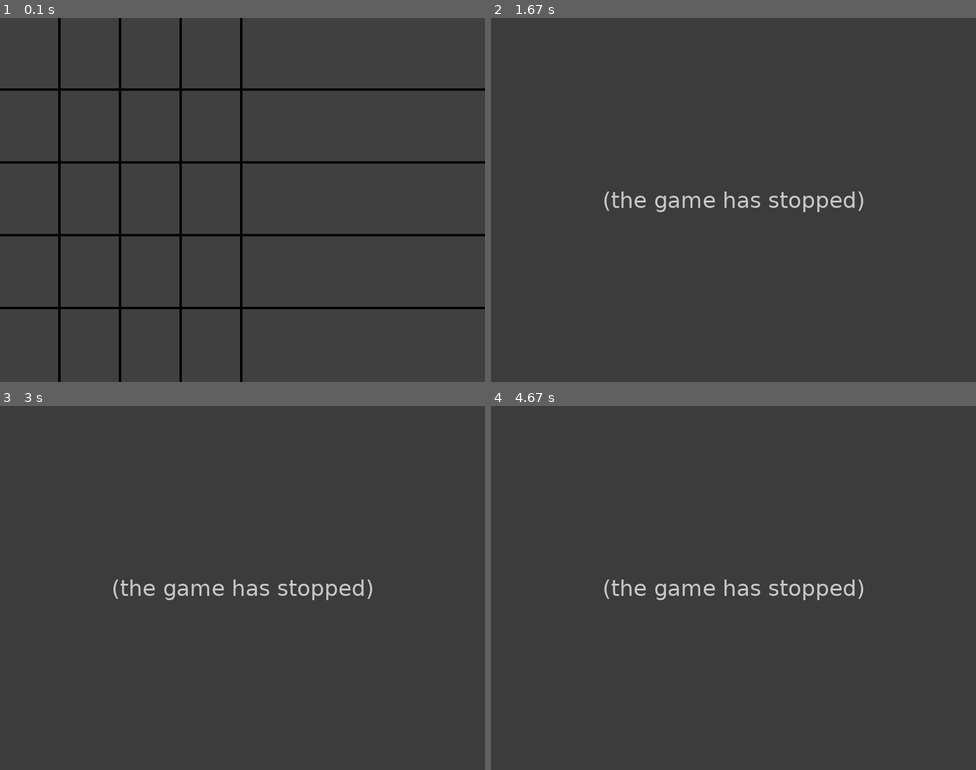
Above: before the commit, frames 1-4 (two rows, left to right).
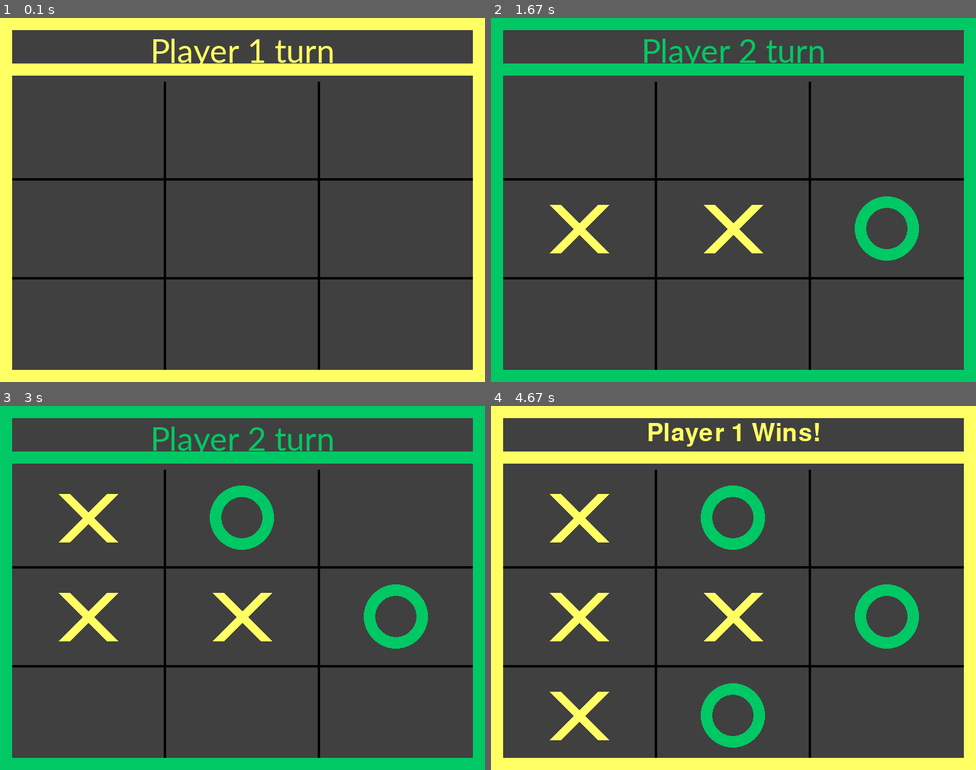
Above: after the commit, the same moments.

Repository: KingaBunkowska/Pygame
Game: pygame game, started from Tic-Tac-Toe/main.py
The game is run twice, just before and just after one commit, with the same random seed, the same clock (stepped at 60 frames per second) and the same inputs.
Inputs (mouse positions are in pixels of both pictures, inside the frame that each line leads up to):
- Up to frame 1 (0.1 s): no input
- Up to frame 2 (1.67 s): press the mouse at (733, 221) at 0.37 s; move the mouse to (675, 214) at 0.47 s; release the mouse at (617, 203) at 0.6 s; press the mouse at (733, 221) at 0.7 s; move the mouse to (820, 276) at 0.8 s; release the mouse at (912, 327) at 0.93 s; press the mouse at (733, 221) at 1.17 s; move the mouse to (646, 207) at 1.27 s; release the mouse at (558, 189) at 1.4 s
- Up to frame 3 (3 s): press the mouse at (242, 609) at 1.83 s; move the mouse to (164, 566) at 1.93 s; release the mouse at (87, 518) at 2.07 s; move the mouse to (97, 478) at 2.43 s; click (97, 478) at 2.77 s
- Up to frame 4 (4.67 s): press the mouse at (588, 478) at 3.27 s; move the mouse to (631, 598) at 3.37 s; release the mouse at (670, 715) at 3.5 s; move the mouse to (568, 668) at 4.17 s; click (568, 668) at 4.63 s

The runs differ from the first frame. In frame 1, 21% of the frame differs, in the area x 0-100%, y 0-100%; in frame 2, 20%; in frame 3, 22%; in frame 4, 24%.
Error before the commit: IndexError: list index out of range (main.py line 182); the game stopped at 0.87 s (later frames are placeholders)

Commit message:
Add turn text and boarder, also implement draw

Diff:
--- a/Tic-Tac-Toe/main.py
+++ b/Tic-Tac-Toe/main.py
@@ -1,16 +1,22 @@
 import pygame
-from threading import Thread
-
 
 pygame.init()
 pygame.display.init()
 pygame.font.init()
 
 #OPTIONS
-BOARD_SIZE = 5 # max 9 (due to current moves loading), check if >= CONNECTED_TO_WIN needed
+BOARD_SIZE = 3 # check if >= CONNECTED_TO_WIN needed
 CONNECTED_TO_WIN = 3
 WIDTH, HEIGHT = 800, 600
-BOARD_WIDTH, BOARD_HEIGHT = WIDTH-300, HEIGHT
+IS_TURN_TEXT = True
+TURN_TEXT_FONT = pygame.font.SysFont('Calibri', 60)
+WINNER_TEXT_FONT = pygame.font.SysFont('comicsnas', 60)
+MENU_FONT = pygame.font.SysFont('verdana', 75, bold = pygame.font.Font.bold)
+MENU_OPTIONS_FONT = pygame.font.SysFont('verdana', 60)
+TURN_BOARDER_WIDTH = 20
+DIS_TEXT_TO_BOARDER = 5
+BOARD_WIDTH, BOARD_HEIGHT = WIDTH - 2*TURN_BOARDER_WIDTH, HEIGHT - TURN_TEXT_FONT.get_height() - 3*TURN_BOARDER_WIDTH + DIS_TEXT_TO_BOARDER*2
+X_BOARD_START, Y_BOARD_START = 20, TURN_TEXT_FONT.get_height() + 40
 WIN = pygame.display.set_mode((WIDTH, HEIGHT))
 BOARDER_WIDTH = 4
 
@@ -18,18 +24,39 @@
 BACKGROUND_COLOR = (64, 64, 64)
 FPS = 60
 PLAYER_1_COLOR = (255, 255, 100)
-PLAYER_2_COLOR = (150, 50, 255)
-ROUND_TEXT_FONT = pygame.font.SysFont('comicsans', 60, bold=pygame.font.Font.bold)
-TEXT_P1 = "PLAYER 1"
-TEXT_P2 = "PLAYER 2"
+PLAYER_2_COLOR = (0, 200, 100)
+DRAW_COLOR = MENU_COLOR = (0, 200, 200)
+
+P1_NAME = "Player 1"
+P2_NAME = "Player 2"
 CLICK = pygame.USEREVENT + 1
 
 FIELD_HEIGHT, FIELD_WIDTH = (BOARD_HEIGHT - (BOARD_SIZE - 1) * BOARDER_WIDTH)//BOARD_SIZE, (BOARD_WIDTH - (BOARD_SIZE - 1) * BOARDER_WIDTH)//BOARD_SIZE
 ICON_SIZE = min(FIELD_HEIGHT, FIELD_WIDTH)//2
 # To-do:
-# better icons
-# turn text
+# menu
+# interactive menu (options get bold when cursor hovers)
+# options
+# check if text is not to long
+# options
+# test for bugs
 # add single player
+
+def draw_menu():
+    pygame.Surface.fill(WIN, BACKGROUND_COLOR)
+    header = MENU_FONT.render("MENU", True, MENU_COLOR)
+    WIN.blit(header, (WIDTH//2 - header.get_width()//2, TURN_BOARDER_WIDTH))
+    dec = pygame.Rect(TURN_BOARDER_WIDTH, TURN_BOARDER_WIDTH + header.get_height()//3, WIDTH//2 - header.get_width()//2 - 2*TURN_BOARDER_WIDTH, header.get_height()//3)
+    pygame.draw.rect(WIN, MENU_COLOR, dec)
+    pygame.draw.rect(WIN, MENU_COLOR, pygame.Rect.move(dec, header.get_width()//2 + WIDTH//2, 0))
+
+    # Important: I can draw every option separatly, but I can also make list of options and then draw them, but it would be hard to bold them when hoverd by cursor
+    text_sp = MENU_OPTIONS_FONT.render("Single Player", True, MENU_COLOR)
+    #WIN.blit(text_sp, (WIDTH//2 - text_sp.get_width()//2))
+
+
+
+    pygame.display.update()
 
 def handle_events():
     for event in pygame.event.get():
@@ -37,24 +64,24 @@
                 pygame.quit()
                 exit()
 
-def draw_window(board):
+def draw_window(board, player, is_turn_text = True):
     pygame.Surface.fill(WIN, BACKGROUND_COLOR)
     #draw boarders
-    y = FIELD_HEIGHT
+    y = FIELD_HEIGHT + Y_BOARD_START
     for h in range(1, BOARD_SIZE):
-        horizontal_boarder = pygame.Rect(0, y, WIDTH, BOARDER_WIDTH)
+        horizontal_boarder = pygame.Rect(X_BOARD_START, y, BOARD_WIDTH, BOARDER_WIDTH)
         y += FIELD_HEIGHT + BOARDER_WIDTH
         pygame.draw.rect(WIN, BOARDER_COLOR, horizontal_boarder)
 
-    x = FIELD_WIDTH
+    x = FIELD_WIDTH + X_BOARD_START
     for v in range(1, BOARD_SIZE):
-        vertical_boarder = pygame.Rect(x, 0 , BOARDER_WIDTH, HEIGHT)
+        vertical_boarder = pygame.Rect(x, Y_BOARD_START , BOARDER_WIDTH, BOARD_HEIGHT)
         x += FIELD_WIDTH + BOARDER_WIDTH
         pygame.draw.rect(WIN, BOARDER_COLOR, vertical_boarder)
 
     #draw player moves
     row, col = 0, 0
-    x, y = FIELD_WIDTH//2-ICON_SIZE//2, FIELD_HEIGHT//2 - ICON_SIZE//2
+    x, y = FIELD_WIDTH//2-ICON_SIZE//2 + X_BOARD_START, FIELD_HEIGHT//2 - ICON_SIZE//2 + Y_BOARD_START
 
     while row < BOARD_SIZE:
         while col < BOARD_SIZE:
@@ -67,28 +94,60 @@
 
             col +=1
             x += FIELD_WIDTH + BOARDER_WIDTH
-        x = FIELD_WIDTH//2 - ICON_SIZE//2
+        x = FIELD_WIDTH//2 - ICON_SIZE//2 + X_BOARD_START
         y += FIELD_HEIGHT + BOARDER_WIDTH
         col = 0
         row += 1
 
-
-
-    tmp = pygame.Rect(0, FIELD_HEIGHT , WIDTH, BOARDER_WIDTH)
-    pygame.draw.rect(WIN, BOARDER_COLOR, tmp)
-
+    # Turn text
+    if player == 1:
+        text = P1_NAME + " turn"
+        color = PLAYER_1_COLOR
+    elif player == 2:
+        text = P2_NAME + " turn"
+        color = PLAYER_2_COLOR
+    else:
+        text = "???"
+        color = DRAW_COLOR
+
+    turn_text = TURN_TEXT_FONT.render(text, True, color)
+    if is_turn_text:
+        WIN.blit(turn_text, (WIDTH//2 - turn_text.get_width()//2, TURN_BOARDER_WIDTH))
+
+    # Turn boarder
+    turn_hor_boarder = pygame.Rect(0, 0, WIDTH, TURN_BOARDER_WIDTH)
+    pygame.draw.rect(WIN, color, turn_hor_boarder)
+    pygame.draw.rect(WIN, color, pygame.Rect.move(turn_hor_boarder, 0,turn_text.get_height() + 2*DIS_TEXT_TO_BOARDER))
+    pygame.draw.rect(WIN, color, pygame.Rect.move(turn_hor_boarder, 0, HEIGHT - TURN_BOARDER_WIDTH))
+    turn_ver_boarder = pygame.Rect(0, 0, TURN_BOARDER_WIDTH, HEIGHT)
+    pygame.draw.rect(WIN, color, turn_ver_boarder)
+    pygame.draw.rect(WIN, color, pygame.Rect.move(turn_ver_boarder, WIDTH - TURN_BOARDER_WIDTH, 0))
+
+    pygame.display.update()
+
+def draw_winner(board, winner_text, player):
+    draw_window(board, player, False)
+    if player == 0:
+        color = DRAW_COLOR
+    elif player == 1:
+        color = PLAYER_1_COLOR
+    else:
+        color = PLAYER_2_COLOR
+
+    text = WINNER_TEXT_FONT.render(winner_text, True, color)
+    WIN.blit(text, (WIDTH//2 - text.get_width()//2, TURN_BOARDER_WIDTH + DIS_TEXT_TO_BOARDER))
     pygame.display.update()
 
 def pos_to_index(x, y):
     i = 0
     x -= FIELD_WIDTH
-    while x>0:
+    while x> X_BOARD_START:
         i += 1
         x += -(FIELD_WIDTH + BOARDER_WIDTH)
 
     j = 0
     y -= FIELD_HEIGHT
-    while y>0:
+    while y > Y_BOARD_START:
         j += 1
         y += -(FIELD_HEIGHT + BOARDER_WIDTH)
 
@@ -178,7 +237,16 @@
 
     return False
 
+def is_board_full(board):
+    for i in range(BOARD_SIZE):
+        for j in range(BOARD_SIZE):
+            if board[i][j]==0:
+                return False
+    return True
+
 def valid_move(x, y, board):
+    if x >= BOARD_SIZE or y >= BOARD_SIZE:
+        return False
     if board[x][y] == 0:
         return True
 
@@ -187,11 +255,12 @@
 def pvp():
     board = [[0 for _ in range(BOARD_SIZE)] for _ in range(BOARD_SIZE)]
     run = True
+    draw_window(board, 1)
 
     while run:
         clock.tick(FPS)
         #player 1 turn
-        draw_window(board)
+        draw_window(board, 1)
         good_move = False
         while not good_move:
             clock.tick(FPS)
@@ -203,14 +272,19 @@
                     board[r][c] = 1
                     good_move = True
 
-
-
         if check_win(1, r, c, board):
             print("Player 1 wins!")
+            draw_winner(board, P1_NAME + " Wins!", 1)
+            pygame.time.delay(3000)
             run = False
             break
-
-        draw_window(board)
+        elif is_board_full(board):
+            draw_winner(board, "Draw!", 0)
+            pygame.time.delay(1000)
+            run = False
+            break
+
+        draw_window(board, 2)
         pygame.time.delay(500)
 
         good_move = False
@@ -227,11 +301,17 @@
 
 
         if check_win(2, r, c, board):
-            print("Player 2 wins!")
+            draw_winner(board, P2_NAME + " Wins!", 2)
+            pygame.time.delay(3000)
             run = False
             break
-
-        draw_window(board)
+        elif is_board_full(board):
+            draw_window(board, 2)
+            pygame.time.delay(1000)
+            run = False
+            break
+
+        draw_window(board, 1)
         pygame.time.delay(500)
 
     exit()
@@ -240,6 +320,10 @@
     pass
 
 def main():
+    draw_menu()
+    #while True:
+    #    handle_events()
+    #pygame.time.delay(1000)
     #mode = int(input("Tryb gry \n 1) Single Player \n 2) Player vs Player \n"))
     mode = 2 #To usunac jak bedzie sp
     if mode == 1:
@@ -249,10 +333,6 @@
 
 if __name__ == "__main__":
     clock = pygame.time.Clock()
-    #T_handling = Thread(target = handle_events)
-    #T_main = Thread(target = main)
-    #T_main.start()
-    #T_handling.start()
     main()
 
     exit()
